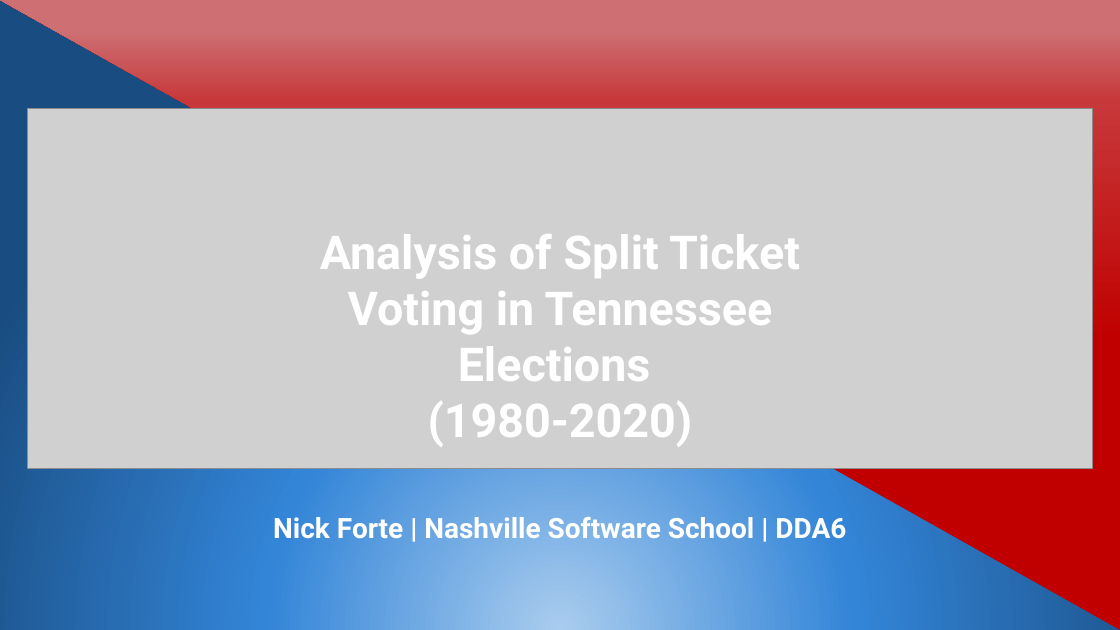
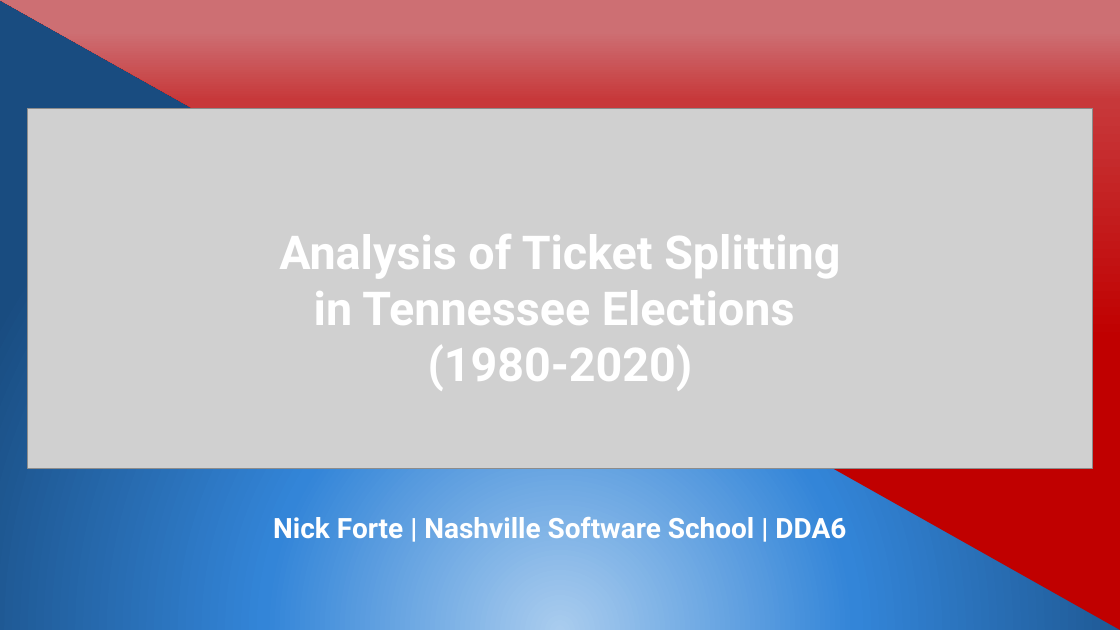
Before and after one commit to nickforte/TN-Split_Ticket, a slide deck: slide 1 of Presentation/nick_forte_capstone.pptx. Drawn at 1120x630 pixels with LibreOffice and Linux fonts; fonts in the diff are those of the drawing; grey boxes stand for pictures. Boxes give left, top, right and bottom in pixels: in the first picture for what was removed or moved away, otherwise in the second. Text is boxed around its words. In the diff, an @@ line names an element or a change of style, - is before the commit and + after.

```diff
--- a/Presentation/nick_forte_capstone.pptx
+++ b/Presentation/nick_forte_capstone.pptx
@@ text at (x1=279, y1=234, x2=840, y2=325): text changed @@
-Analysis of Split Ticket Voting in Tennessee Elections
+Analysis of Ticket Splitting in Tennessee Elections
```
Also in this commit, not shown: 9 other slides changed, 1 slide added.
